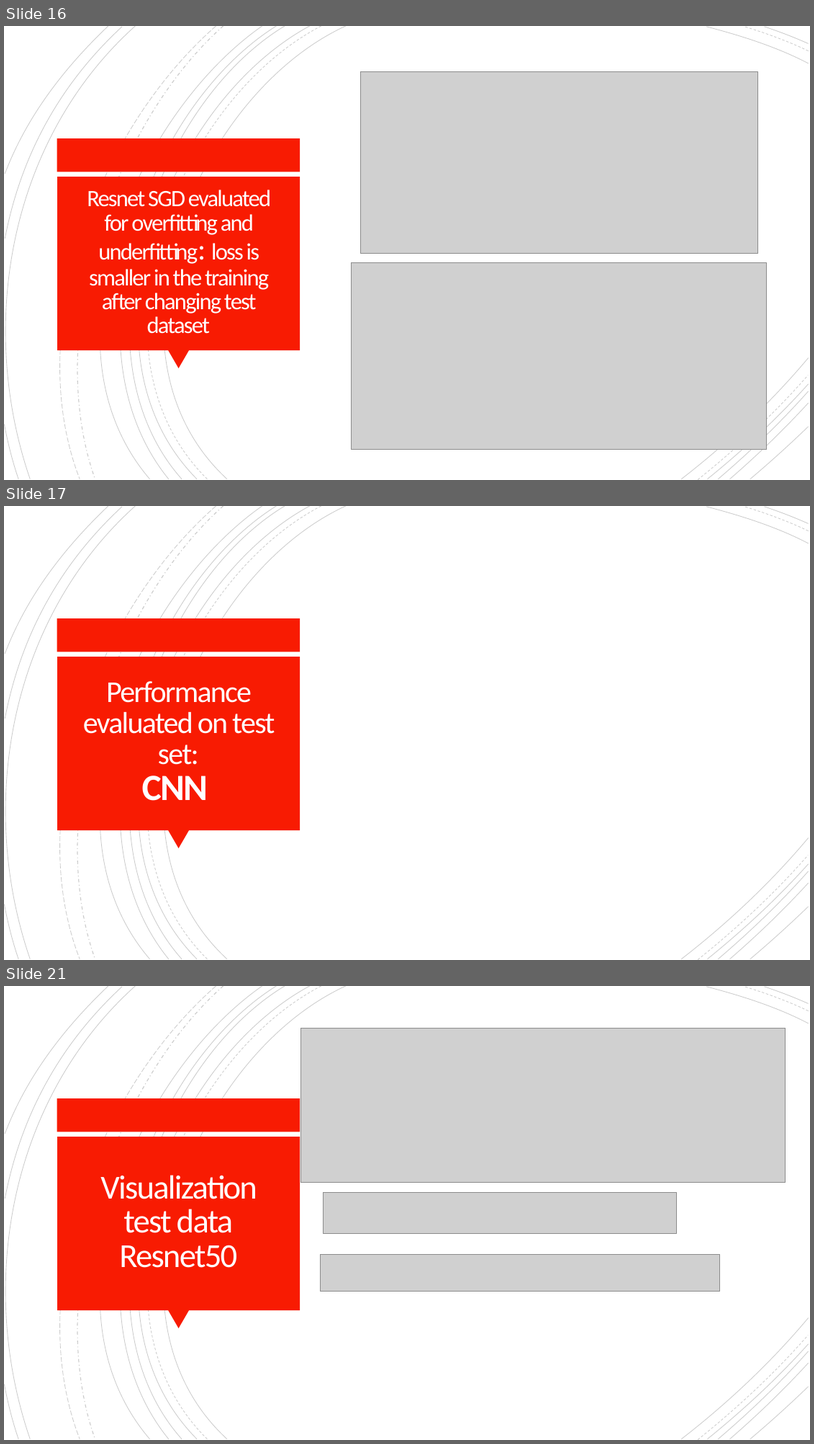
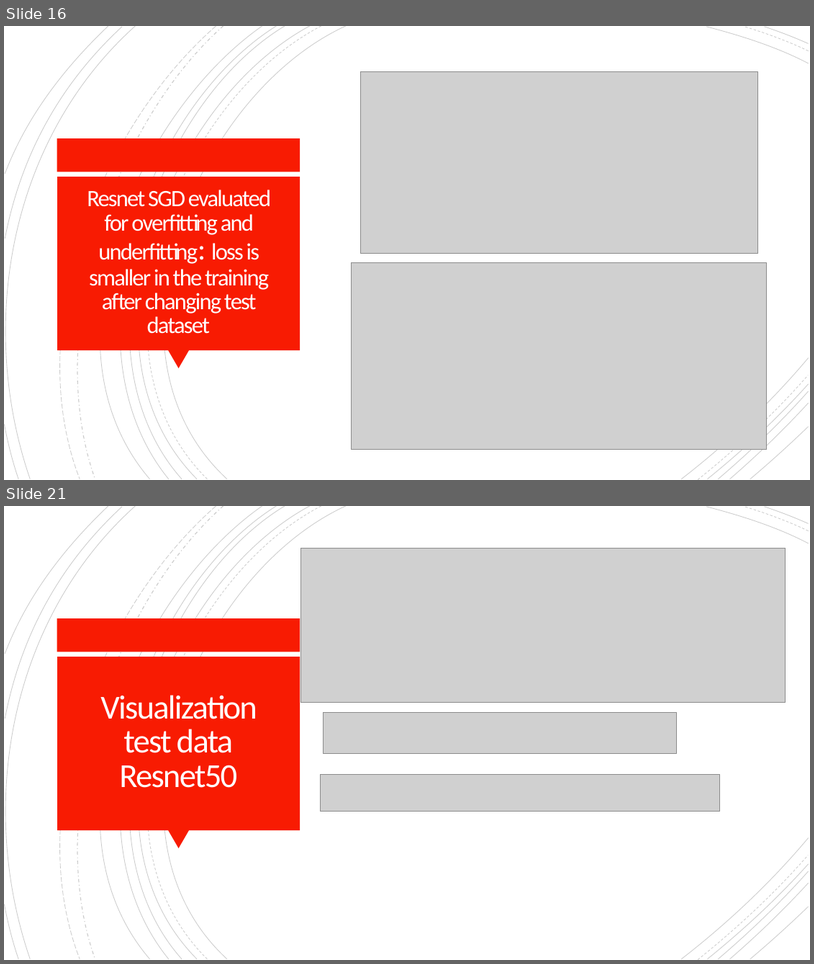
Before and after one commit to Kaoutar-Nahli/Early-Fire-Detection, a slide deck: deep-learning-fire-detection.pptx. Shown one above the other, each under a label of ours: slides 16, 17 and 21 before the commit, slides 16 and 21 after it; the slides between them are not shown. The pictures are 814x1444 and 814x964 pixels, drawn with LibreOffice and Linux fonts; fonts in the diff are those of the drawing; grey boxes stand for pictures. Boxes give left, top, right and bottom in pixels: in the first picture for what was removed or moved away, otherwise in the second. Text is boxed around its words. In the diff, an @@ line names an element or a change of style, - is before the commit and + after.

Commit message:
5 different models evaluated and saved

```diff
--- a/deep-learning-fire-detection.pptx
+++ b/deep-learning-fire-detection.pptx
@@ slide 17 removed at bbox=[4, 506, 810, 960], background #FFFFFF; not listed: 24 template elements that a slide beside it also shows @@
@@ title removed at bbox=[83, 681, 275, 800] @@
-Performance evaluated on test set:
-CNN
```
Also in this commit, not shown: 4 slides changed, 1 slide added, 2 other files.
